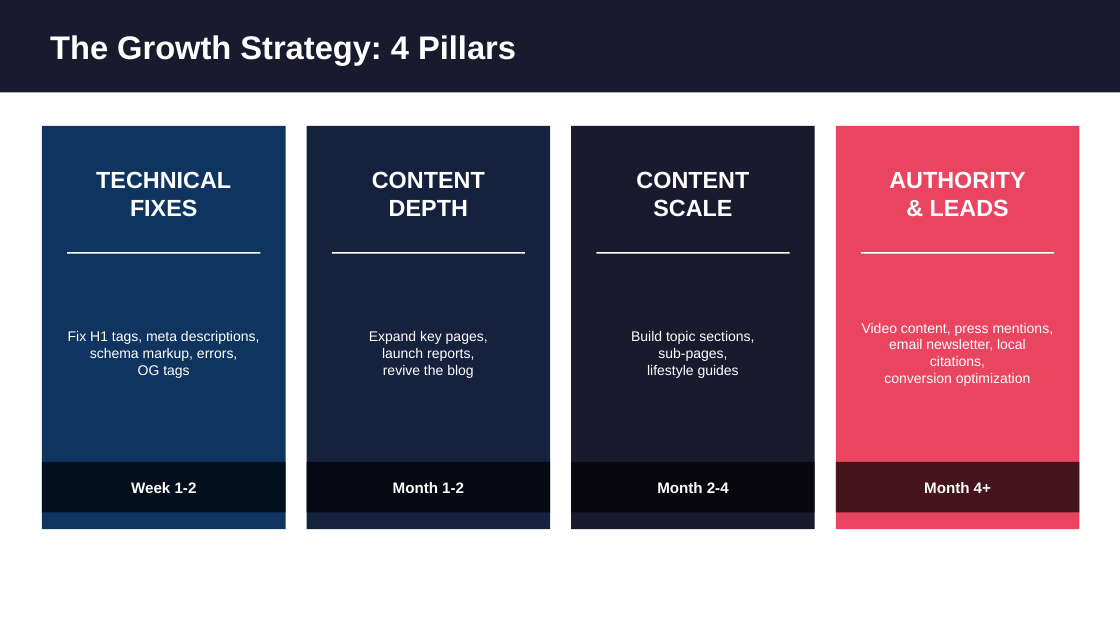
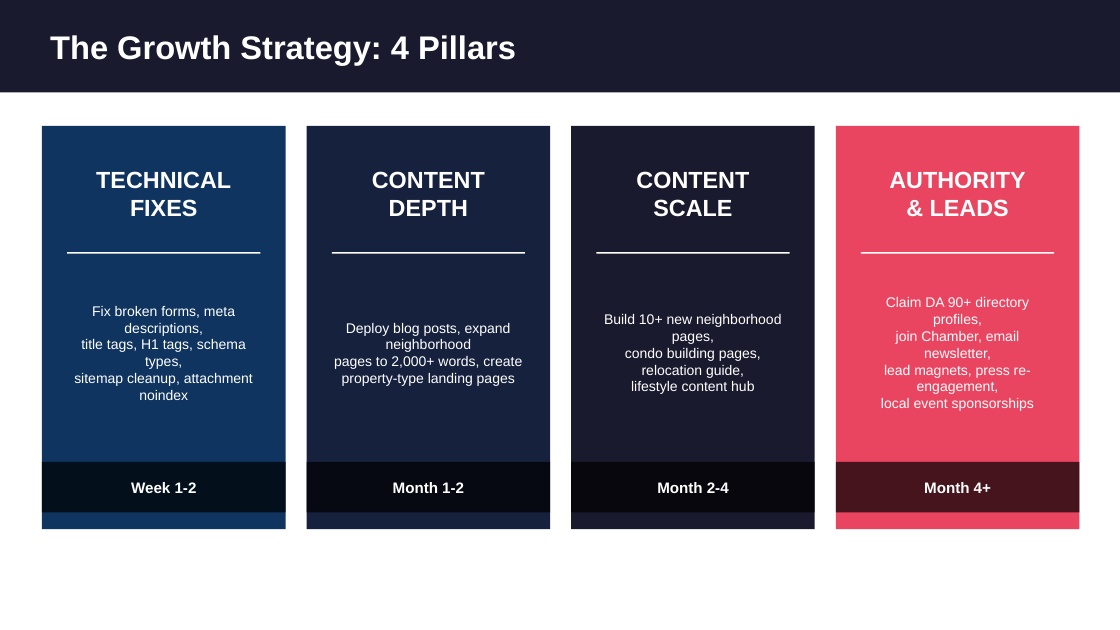
Before and after one commit to tastyppc-marketing/site-audit, a slide deck: slide 7 of clients/liane-jamason/seo/reports/SEO-Audit-Presentation.pptx. Drawn at 1120x630 pixels with LibreOffice and Linux fonts; fonts in the diff are those of the drawing. Boxes give left, top, right and bottom in pixels: in the first picture for what was removed or moved away, otherwise in the second. Text is boxed around its words. In the diff, an @@ line names an element or a change of style, - is before the commit and + after.

```diff
--- a/clients/liane-jamason/seo/reports/SEO-Audit-Presentation.pptx
+++ b/clients/liane-jamason/seo/reports/SEO-Audit-Presentation.pptx
@@ text at [881,297,1034,411]: text changed @@
-Video content, press mentions,
-email newsletter, local citations,
-conversion optimization
+Claim DA 90+ directory profiles,
+join Chamber, email newsletter,
+lead magnets, press re-engagement,
+local event sponsorships
@@ text at [74,306,253,400]: text changed @@
-Fix H1 tags, meta descriptions,
-schema markup, errors,
-OG tags
+Fix broken forms, meta descriptions,
+title tags, H1 tags, schema types,
+sitemap cleanup, attachment noindex
@@ text at [334,323,522,386]: text changed @@
-Expand key pages,
-launch reports,
-revive the blog
+Deploy blog posts, expand neighborhood
+pages to 2,000+ words, create
+property-type landing pages
@@ text at [604,314,781,394]: text changed @@
-Build topic sections,
-sub-pages,
-lifestyle guides
+Build 10+ new neighborhood pages,
+condo building pages, relocation guide,
+lifestyle content hub
```
Also in this commit, not shown: 14 other slides changed, 4 other files.
